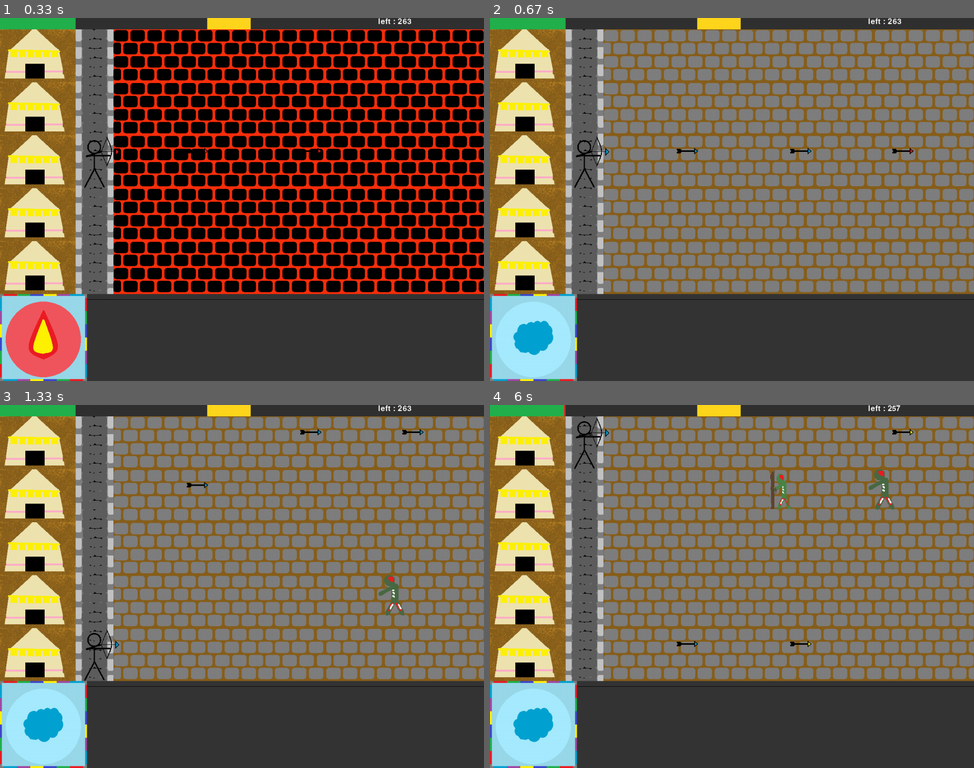
Above: before the commit, frames 1-4 (two rows, left to right).
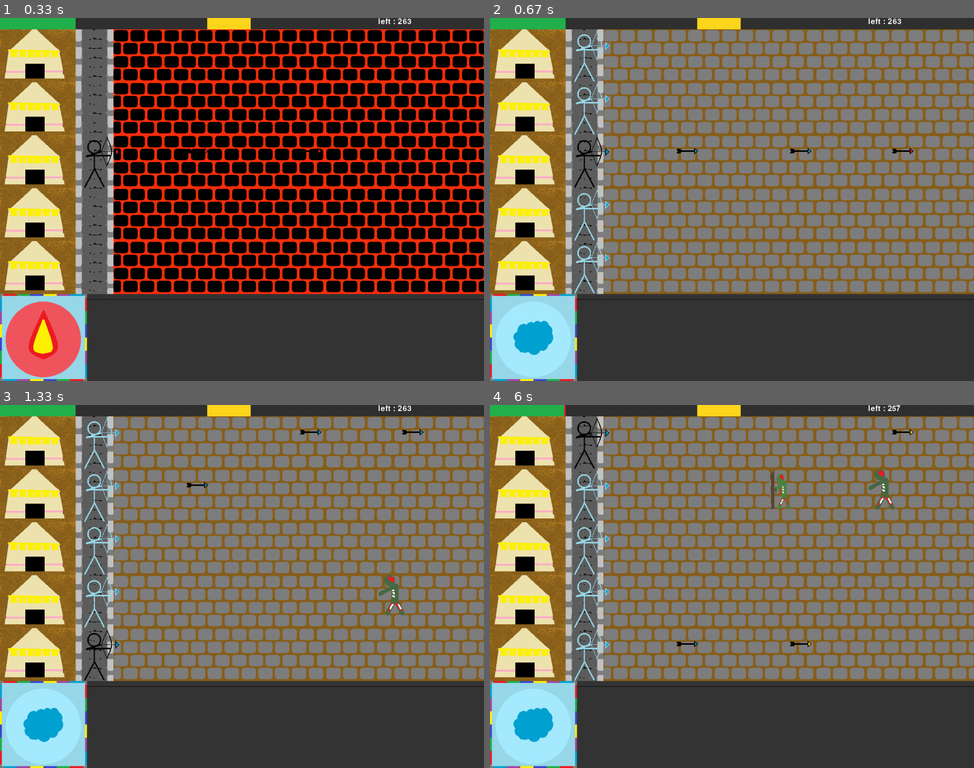
Above: after the commit, the same moments.

Repository: AntsThatWander/ERICA_Defend_6Elements
Game: pygame game, started from new_pygame.py
Same seed, same stepped clock (60 frames per second), same inputs: the game is played once before the commit and once after it.
Inputs:
- Up to frame 1 (0.33 s): no input
- Up to frame 2 (0.67 s): tap 6 at 0.33 s
- Up to frame 3 (1.33 s): hold Up 0.67-1.13 s; hold Down from 1.17 s (still down)
- Up to frame 4 (6 s): release Down at 1.47 s; hold Up 1.5-1.87 s; tap 2 at 1.65, 2.78, 3.92, 4.98 s; hold Down 1.9-2.27 s; tap 4 at 2.05, 3.12, 4.25, 5.38 s; hold Up 2.3-2.6 s; hold Down 2.63-2.93 s; hold Up 2.97-3.33 s; hold Down 3.37-3.73 s; hold Up 3.77-4.07 s; hold Down 4.1-4.4 s; hold Up 4.43-4.8 s; hold Down 4.83-5.2 s; hold Up 5.23-5.53 s; hold Down 5.57-5.87 s; tap 6 at 5.72 s; hold Up from 5.9 s (still down)

Frame 1 is identical in both runs. In frame 2, 0.7% of the frame differs, in the area x 17-25%, y 3-76%; in frame 3, 0.7%; in frame 4, 0.7%, in the area x 17-25%, y 18-76%.

Commit message:
mirror change

Diff:
--- a/new_pygame.py
+++ b/new_pygame.py
@@ -15,6 +15,8 @@
 
 #폰트
 font = pygame.font.Font(None,30)
+#플레이 가능한 위치
+possibleposs = [[220, 30],[220,170],[220,310],[220,450],[220,590]]
 
 
 #플레이어 위치 player location
@@ -149,8 +151,16 @@
         arrows.append([[playpos[0], playpos[1]+32], images.arrow()[cur_color]])
         arrow_count = 0
         screen.blit(pshoot, playpos)
+        if(cur_color == 'jade') :
+            for x in possibleposs :
+                if x[1] != playpos[1]:
+                    screen.blit(mshoot, x)
     else :
         screen.blit(active_player, playpos)
+        if(cur_color == 'jade') :
+            for x in possibleposs :
+                if x[1] != playpos[1]:
+                    screen.blit(active_mirror, x)
     #화살 이미지 관리
     for bullet in arrows:
         bullet[0][0] += 30
